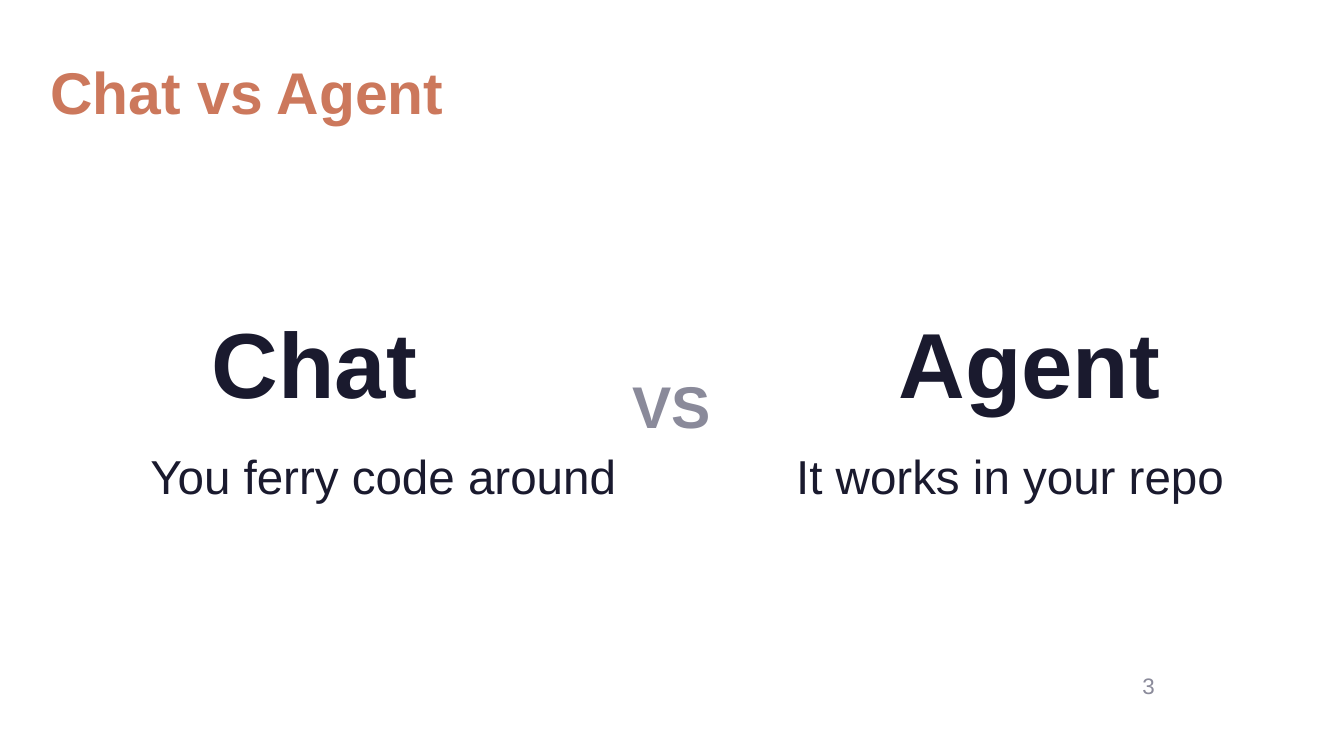
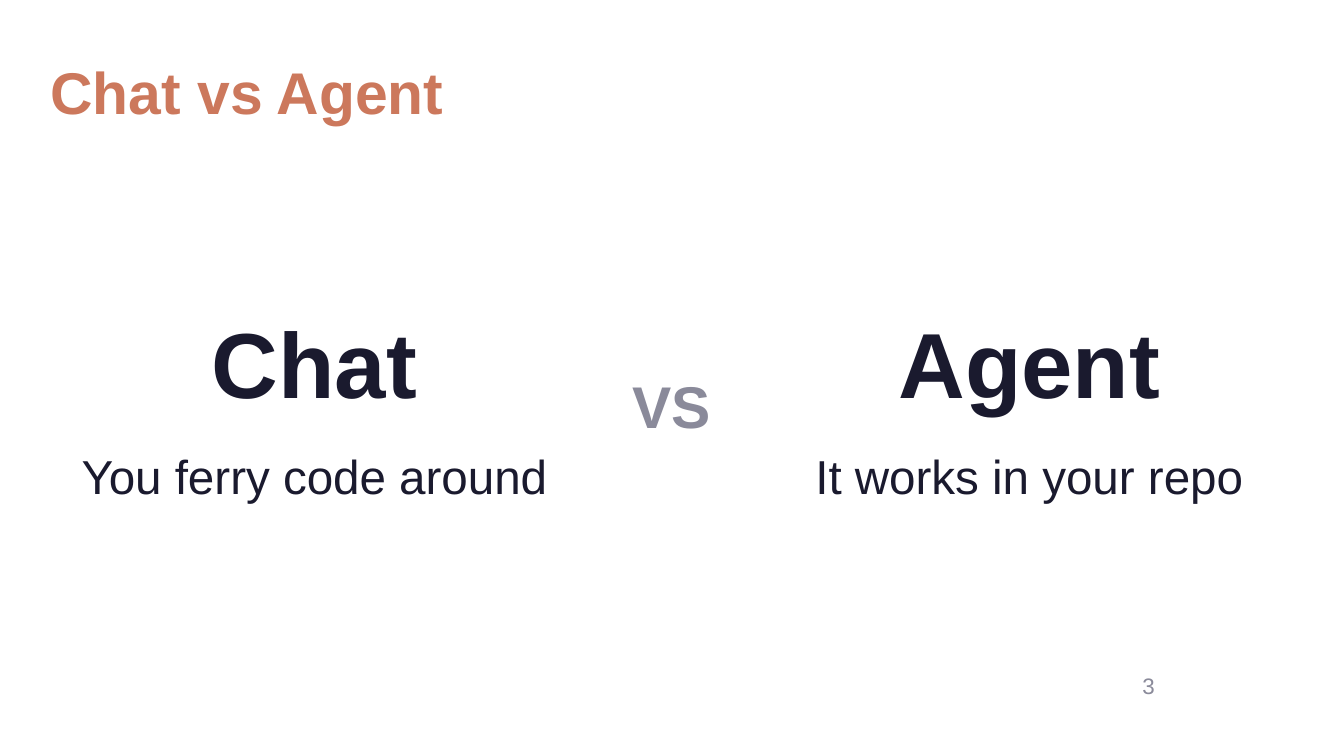
Before and after one commit to Victor-Palacios/SLaiDES, a slide deck: slide 3 of examples/pptx/claude-code-for-data-scientists.pptx. Drawn at 1344x756 pixels with LibreOffice and Linux fonts; fonts in the diff are those of the drawing. Boxes give left, top, right and bottom in pixels: in the first picture for what was removed or moved away, otherwise in the second. Text is boxed around its words. In the diff, an @@ line names an element or a change of style, - is before the commit and + after.

```diff
--- a/examples/pptx/claude-code-for-data-scientists.pptx
+++ b/examples/pptx/claude-code-for-data-scientists.pptx
@@ text "You ferry code around": place and size @@
-text "You ferry code around" at [150, 459, 616, 504]
+text "You ferry code around" at [82, 459, 547, 504]
@@ text "It works in your repo": place and size @@
-text "It works in your repo" at [796, 459, 1224, 504]
+text "It works in your repo" at [815, 459, 1243, 504]
```
Also in this commit, not shown: 3 other files.
